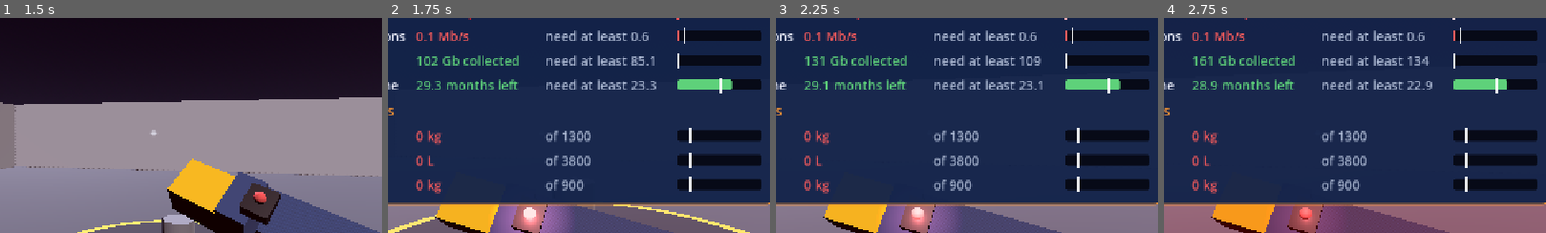
Above: before the commit, frames 1-4 (left to right).
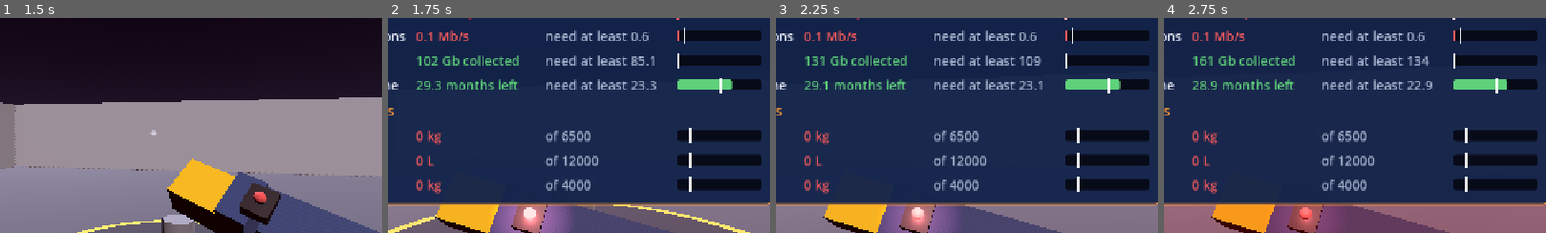
Above: after the commit, the same moments.

Repository: Kaleb-45/how-did-we-get-here
Game: Godot game, scene res://scenes/archive/walk_hangar.tscn
Two runs of this game, one before a commit and one after it. Both use one fixed random seed, a clock stepped at 60 frames per second and the inputs below. This scene is started directly instead of the project's main scene.
Inputs (mouse positions are % of the whole screen's width and height, from its top left):
- Up to frame 1 (1.5 s): move the mouse to (55, 50) at 0.52 s; hold E (interact) 0.53-1.28 s; hold W (move_forward) from 0.53 s (still down); click (55, 50) at 0.67 s; tap Space (jump) at 0.77 s; move the mouse to (45, 50) at 1.27 s; tap Tab (toggle_dashboard) at 1.35 s
- Up to frame 2 (1.75 s): keep holding W (move_forward); tap Space (jump) at 1.52 s
- Up to frame 3 (2.25 s): keep holding W (move_forward); move the mouse to (52, 48) at 2.02 s; hold E (interact) from 2.03 s (still down)
- Up to frame 4 (2.75 s): keep holding W (move_forward); keep holding E (interact)
The pictures show only the part of the screen within x 30-80%, y 23-73%; the shares and areas given below are measured in that part.

Frame 1 is identical in both runs. In frame 2, 0.4% of the frame differs, in the area x 45-55%, y 52-81%; in frame 3, 0.4%; in frame 4, 0.4%.
Error before the commit: Invalid access to property or key 'camera' on a base object of type 'Dictionary'. (res://scripts/autoload/GameState.gd:391)
Error after the commit: Invalid access to property or key 'camera' on a base object of type 'Dictionary'. (res://scripts/autoload/GameState.gd:397)

Commit message:
Batch 4 fixes: oxygen generator, real 730 crew days, fair leak, F6 walk, no power panel in Flight, no input after leg end
Co-Authored-By: Claude Opus 5.5 <noreply@anthropic.com>

Diff:
--- a/data/events.json
+++ b/data/events.json
@@ -13,8 +13,8 @@
         "source": "PLACEHOLDER (seconds after the Flight leg starts)"
       },
       "drain_liters_per_second": {
-        "value": 100,
-        "source": "PLACEHOLDER (extra water lost every real second until the leak is fixed)"
+        "value": 50,
+        "source": "PLACEHOLDER (extra water lost every real second until the leak is fixed; a leak fixed within about 30 s of the warning leaves the water out of the red)"
       },
       "fix": {
         "value": "press_e_at_station",
--- a/data/inner_voice.json
+++ b/data/inner_voice.json
@@ -100,7 +100,7 @@
     "food_empty": {
       "title": "Food ran out",
       "what": "Food: the crew ran out of food.",
-      "why": "The crew eats every day, about 1.8 kg each. The food store emptied before the trip was over.",
+      "why": "The crew eats every day, about 1.8 kg of food and packaging each. The food store emptied before the trip was over.",
       "fix": "Go to the Food station in Life Support and press E to start rationing early. Rationing makes the food last longer."
     },
     "water_empty": {
@@ -112,8 +112,8 @@
     "air_empty": {
       "title": "Air ran out",
       "what": "Air: the crew ran out of air to breathe.",
-      "why": "Breathing uses up the air every day. A fresh scrubber puts air back, and nobody swapped it in time.",
-      "fix": "Go to the Air station in Life Support and press E to swap the scrubber. Press E again when the ring closes on the target."
+      "why": "Breathing uses up the air every day. The oxygen generator makes more oxygen, and nobody ran it in time.",
+      "fix": "Go to the Air station in Life Support and press E to run the oxygen generator. Press E again when the ring closes on the target."
     },
     "food_low": {
       "title": "Food too low",
@@ -130,8 +130,8 @@
     "air_low": {
       "title": "Air too low",
       "what": "Air: the air was almost gone at the end.",
-      "why": "Breathing uses up the air every day, and the scrubber was not swapped (or was swapped badly).",
-      "fix": "Go to the Air station in Life Support and press E to swap the scrubber. A press close to the target puts back more air."
+      "why": "Breathing uses up the air every day, and the oxygen generator was not run (or was run badly).",
+      "fix": "Go to the Air station in Life Support and press E to run the oxygen generator. A press close to the target makes more oxygen."
     }
   },
   "parts": {
@@ -172,17 +172,17 @@
     "ration_explain": "This is the Food station. If we ration, the crew eats a little less every day. They get hungry, but the food lasts longer. Smart. I think.",
     "ration_on": "Rations on! The food will last longer now. Everyone is a little hungry, but everyone is alive.",
     "ration_already": "We are already rationing. The food is lasting longer.",
-    "scrubber_start": "The scrubber cleans the air we breathe, but it wears out. Swap it! Press E when the ring closes on the target.",
-    "scrubber_perfect": "Perfect! The new scrubber is in tight, and lots of fresh air is coming back. I did that. Me!",
-    "scrubber_good": "Good! The new scrubber is in. A good amount of air is coming back.",
-    "scrubber_miss": "Missed the timing. The new scrubber is in, but not seated well, so less air comes back. A Miss still swaps it, just not as well.",
-    "scrubber_already": "The scrubber is already fresh. One swap is enough for now.",
+    "generator_start": "This is the oxygen generator. It makes oxygen for the crew to breathe, like the real one on the Space Station. Run it! Press E when the ring closes on the target.",
+    "generator_perfect": "Perfect! The oxygen generator is running smoothly and making lots of oxygen. I did that. Me!",
+    "generator_good": "Good! The oxygen generator is running and making a good amount of oxygen.",
+    "generator_miss": "Missed the timing. The oxygen generator still starts, but it runs rough, so it makes less oxygen. A Miss still runs it, just not as well.",
+    "generator_already": "The oxygen generator is already running. That is enough for now.",
     "leak_warning": "Uh oh. A pipe broke! The water tank is leaking and the water meter is falling fast. Run to the Water station in Life Support and press E to stop it!",
     "leak_fixed": "Leak stopped! We lost some water, but not all of it. That is why we keep an eye on the meters.",
     "no_leak": "The water pipes look fine. No leak right now.",
     "empty_food": "The food is gone. Zero. The crew is very hungry, and that is a big problem.",
     "empty_water": "The water tank is empty. Zero. A leak pours water out fast if nobody stops it.",
-    "empty_air": "The air is gone. Zero. A fresh scrubber would have put air back."
+    "empty_air": "The air is gone. Zero. The oxygen generator makes oxygen, and we needed it running."
   },
   "reroute": {
     "_readme": "The words on the power panel (Reroute Power mini-game).",
--- a/data/story.json
+++ b/data/story.json
@@ -160,8 +160,8 @@
       "food_done": "Food station: rationing is on",
       "water": "Water station: fix the leak",
       "water_none": "Water station: no leak",
-      "air": "Air station: swap the scrubber",
-      "air_done": "Air station: the scrubber is fresh"
+      "air": "Air station: run the oxygen generator",
+      "air_done": "Air station: the oxygen generator is running"
     },
     "ration_panel": {
       "title": "FOOD STATION",
@@ -169,7 +169,7 @@
       "button": "Start rationing",
       "close_hint": "E or Esc = close"
     },
-    "scrubber_label": "SWAP THE SCRUBBER",
+    "generator_label": "RUN THE OXYGEN GENERATOR",
     "leak_banner": "WATER LEAK! Go to the Water station"
   },
   "dashboard": {
--- a/data/supplies.json
+++ b/data/supplies.json
@@ -1,5 +1,5 @@
 {
-  "_readme": "Crew supplies: food, water and air for the cre …(676 unchanged characters)… ationing slows how fast food drops, and swapping the scrubber puts air back (a better timed press puts back more). The water leak is in events.json. The  …(71 unchanged characters)…
+  "_readme": "Crew supplies: food, water and air for the cre …(676 unchanged characters)… ationing slows how fast food drops, and running the oxygen generator makes oxygen, so the air meter goes up (a better timed press makes more). In Arrival the crew uses the real daily amounts for all the days of the mission clock (about 730). The start amounts and capacities are made up (PLACEHOLDER) so that a player who does the Flight tasks stays out of the red. The water leak is in events.json. The  …(71 unchanged characters)…
   "per_person_per_day": {
     "food": {
       "value": 1.831,
@@ -22,22 +22,21 @@
     "source": "PLACEHOLDER"
   },
   "start_amount": {
-    "food": { "value": 1300, "source": "PLACEHOLDER" },
-    "water": { "value": 3800, "source": "PLACEHOLDER" },
-    "air": { "value": 600, "source": "PLACEHOLDER" }
+    "food": { "value": 6500, "source": "PLACEHOLDER" },
+    "water": { "value": 12000, "source": "PLACEHOLDER" },
+    "air": { "value": 2550, "source": "PLACEHOLDER" }
   },
   "capacity": {
-    "food": { "value": 1300, "source": "PLACEHOLDER" },
-    "water": { "value": 3800, "source": "PLACEHOLDER" },
-    "air": { "value": 900, "source": "PLACEHOLDER (the air meter can go above its start amount, because a fresh scrubber adds air)" }
+    "food": { "value": 6500, "source": "PLACEHOLDER" },
+    "water": { "value": 12000, "source": "PLACEHOLDER" },
+    "air": { "value": 4000, "source": "PLACEHOLDER (the air meter can go above its start amount, because the oxygen generator makes oxygen)" }
   },
   "status": {
     "warning_percent": { "value": 40, "source": "PLACEHOLDER" },
     "danger_percent": { "value": 15, "source": "PLACEHOLDER" }
   },
-  "arrival_crew_days": {
-    "value": 90,
-    "source": "PLACEHOLDER (how many days of crew supplies the 60 second Arrival walk stands for)"
+  "walk_alone": {
+    "air_result": { "value": "Good", "source": "PLACEHOLDER (if you play the Arrival walk on its own, with no Flight, the ship starts as if rationing was on and the oxygen generator ran with this result)" }
   },
   "empty_damage": {
     "kind": "crew",
@@ -50,11 +49,11 @@
         "source": "PLACEHOLDER (with rationing on, the crew eats 0.6 of the normal food each day)"
       }
     },
-    "scrubber": {
+    "oxygen_generator": {
       "restore": {
-        "Perfect": { "value": 300, "source": "PLACEHOLDER" },
-        "Good": { "value": 200, "source": "PLACEHOLDER" },
-        "Miss": { "value": 100, "source": "PLACEHOLDER" }
+        "Perfect": { "value": 1500, "source": "PLACEHOLDER" },
+        "Good": { "value": 1150, "source": "PLACEHOLDER" },
+        "Miss": { "value": 800, "source": "PLACEHOLDER" }
       },
       "press_speed": { "value": 1.0, "source": "PLACEHOLDER" },
       "press_tightness": { "value": 1.0, "source": "PLACEHOLDER" },
--- a/scripts/autoload/GameState.gd
+++ b/scripts/autoload/GameState.gd
@@ -48,7 +48,7 @@
 var supplies_started: bool = false    # true once the ship has been stocked
 var rationing: bool = false           # true once the player rations the food (Food station)
 var leak_active: bool = false         # true while the water leak is pouring (Flight)
-var scrubber_swapped: bool = false    # true once the player swapped the scrubber (Air station)
+var generator_run: bool = false       # true once the player ran the oxygen generator (Air station)
 
 
 func _ready() -> void:
@@ -75,7 +75,7 @@
 		"supplies_started": supplies_started,
 		"rationing": rationing,
 		"leak_active": leak_active,
-		"scrubber_swapped": scrubber_swapped,
+		"generator_run": generator_run,
 		"event_failures": event_failures.duplicate(true),
 		"mission_months": mission_months,
 		"data_collected": data_collected,
@@ -104,7 +104,7 @@
 	supplies_started = d.get("supplies_started", supplies_started)
 	rationing = d.get("rationing", rationing)
 	leak_active = d.get("leak_active", leak_active)
-	scrubber_swapped = d.get("scrubber_swapped", scrubber_swapped)
+	generator_run = d.get("generator_run", generator_run)
 	event_failures = d.get("event_failures", event_failures).duplicate(true)
 	mission_months = d.get("mission_months", mission_months)
 	data_collected = d.get("data_collected", data_collected)
@@ -183,7 +183,7 @@
 		crew_supplies[id] = float(Data.supplies["start_amount"][id]["value"])
 	rationing = false
 	leak_active = false
-	scrubber_swapped = false
+	generator_run = false
 	supplies_started = true
 	findings.clear()
 	for id in SUPPLY_IDS:   # old crew problems from a last try are gone
@@ -192,9 +192,15 @@
 
 
 # Safety net: if the walk starts without a Flight (Play on the walk scene), stock the ship.
+# The Flight tasks never happened, so the ship starts as if they were done:
+# rationing is on and the oxygen generator ran (supplies.json "walk_alone").
 func ensure_supplies() -> void:
 	if not supplies_started:
 		start_supplies()
+		rationing = true
+		generator_run = true
+		var result: String = Data.supplies["walk_alone"]["air_result"]["value"]
+		add_supply("air", Data.supplies["tasks"]["oxygen_generator"]["restore"][result]["value"])
 
 
 # "Try again": no supplies, no leak, no rationing. (Parts, name, character and rocket stay.)
@@ -203,7 +209,7 @@
 		crew_supplies[id] = 0.0
 	rationing = false
 	leak_active = false
-	scrubber_swapped = false
+	generator_run = false
 	supplies_started = false
 
 
--- a/scripts/life_support.gd
+++ b/scripts/life_support.gd
@@ -13,7 +13,7 @@
 
 var walk: Node3D                 # the walk scene (it has say(), player and the HUD)
 var panel: PanelContainer        # the Food station's screen
-var press: Control               # the timed press (Air station: swap the scrubber)
+var press: Control               # the timed press (Air station: run the oxygen generator)
 var press_running: bool = false  # true while the ring is closing
 var elapsed: float = 0.0         # seconds since the stations started (the leak's clock)
 var leak_started: bool = false   # the leak starts once, then the player fixes it
@@ -41,7 +41,7 @@
 	press.offset_top = -press.custom_minimum_size.y / 2.0 - 90.0   # a little above the middle
 	press.offset_bottom = press.custom_minimum_size.y / 2.0 - 90.0
 	press.visible = false
-	press.finished.connect(_on_scrubber_press_finished)
+	press.finished.connect(_on_generator_press_finished)
 
 
 # Called every frame by walk.gd. It starts the water leak on time, and the
@@ -52,6 +52,17 @@
 	if not leak_started and elapsed >= leak["start_after_seconds"]["value"]:
 		start_leak()
 	GameState.drain_leak(delta)
+
+
+# The leg is over: close a station screen and stop a ring that is still closing.
+func stop_tasks() -> void:
+	if panel.visible:
+		close_panel()
+	if press_running:
+		press.running = false
+		press_running = false
+		walk.player.set_physics_process(true)
+	press.visible = false
 
 
 # Is a station screen open? (walk.gd then leaves the keys to us.)
@@ -81,7 +92,7 @@
 				return prompts["food_done"]
 			return "%s: %s" % [hint, prompts["food"]]
 		"station_air":
-			if GameState.scrubber_swapped:
+			if GameState.generator_run:
 				return prompts["air_done"]
 			return "%s: %s" % [hint, prompts["air"]]
 		"station_water":
@@ -132,32 +143,34 @@
 	walk.player.set_process_unhandled_input(not frozen)
 
 
-# --- Air: swap the scrubber ---------------------------------------------------------
+# --- Air: run the oxygen generator ---------------------------------------------------------
 # One timed press with the E key (the ring closes on the target). The result
-# decides how much air comes back (supplies.json "tasks" > "scrubber"). Even a
-# Miss swaps the scrubber, just less well.
+# decides how much air comes back (supplies.json "tasks" > "oxygen_generator"). Even a
+# Miss runs the generator, just less well.
 
 func use_air() -> void:
-	if GameState.scrubber_swapped:
-		walk.say(lines["scrubber_already"])
+	if GameState.generator_run:
+		walk.say(lines["generator_already"])
 		return
-	var scrubber: Dictionary = Data.supplies["tasks"]["scrubber"]
+	var generator: Dictionary = Data.supplies["tasks"]["oxygen_generator"]
 	press_running = true
 	walk.player.set_physics_process(false)   # stand still while the ring closes
 	press.visible = true
-	walk.say(lines["scrubber_start"])
-	press.start(words["scrubber_label"], scrubber["press_speed"]["value"], scrubber["press_tightness"]["value"], press.ACTION_E)
+	walk.say(lines["generator_start"])
+	press.start(words["generator_label"], generator["press_speed"]["value"], generator["press_tightness"]["value"], press.ACTION_E)
 
 
-func _on_scrubber_press_finished(result: String) -> void:
-	var amount: float = Data.supplies["tasks"]["scrubber"]["restore"][result]["value"]
+func _on_generator_press_finished(result: String) -> void:
+	var amount: float = Data.supplies["tasks"]["oxygen_generator"]["restore"][result]["value"]
 	GameState.add_supply("air", amount)
-	GameState.scrubber_swapped = true
-	walk.say(lines["scrubber_" + result.to_lower()])
+	GameState.generator_run = true
+	walk.say(lines["generator_" + result.to_lower()])
 	press_running = false
 	walk.player.set_physics_process(true)
-	await walk.get_tree().create_timer(Data.supplies["tasks"]["scrubber"]["result_show_seconds"]["value"]).timeout
-	press.visible = false
+	var tree := get_tree()
+	await tree.create_timer(Data.supplies["tasks"]["oxygen_generator"]["result_show_seconds"]["value"]).timeout
+	if is_inside_tree():   # the scene may have changed while we waited
+		press.visible = false
 
 
 # --- Water: the leak -------------------------------------------------------------------
--- a/scripts/walk.gd
+++ b/scripts/walk.gd
@@ -74,9 +74,11 @@
 	# The power panel's zone works the same way as the spacecraft's.
 	life_support.setup(self, hud, inner_voice)
 	add_child(life_support)
-	var zones: Array = spacecraft.reach_zones + [power_panel.reach_zone]
+	var zones: Array = spacecraft.reach_zones.duplicate()
 	if flight_mode:
 		zones += ship.station_zones.values()   # the Life Support stations only work in Flight
+	else:
+		zones.append(power_panel.reach_zone)   # the power panel only works in Arrival (switching off costs nothing in Flight)
 	for zone in zones:
 		zone.body_entered.connect(_on_zone_entered.bind(zone))
 		zone.body_exited.connect(_on_zone_exited.bind(zone))
@@ -144,16 +146,14 @@
 	update_voice(delta)
 
 
-# How many game days the crew supplies lose this frame. The Arrival walk stands
-# for supplies.json "arrival_crew_days" days, spread over the whole mission.
+# How many game days the crew supplies lose this frame.
+#   Flight:  one leg stands for leg_days real days, played in leg_seconds.
+#   Arrival: the mission clock's real days (24 months = about 730 days).
 func crew_days_passed(delta: float) -> float:
-	# Flight: one leg stands for leg_days real days, played in leg_seconds.
 	if flight_mode:
 		return delta * GameState.get_flight_leg_days() / GameState.get_flight_leg_seconds()
 	var clock: Dictionary = Data.game_data["mission_clock"]
-	var mission_months: float = GameState.get_limits()["mission_lifetime"]["value"]
-	var days_per_month: float = Data.supplies["arrival_crew_days"]["value"] / mission_months
-	return delta * clock["months_per_second"] * days_per_month
+	return delta * clock["months_per_second"] * clock["days_per_month"]
 
 
 # GameState works out the live numbers; the dashboard draws them.
@@ -371,6 +371,7 @@
 		return
 	if life_support.elapsed >= GameState.get_flight_leg_seconds():
 		say(Data.voice["flight"]["leg_end"])
+		life_support.stop_tasks()   # close a station screen or a ring that is still open
 		finish_mission(Data.game_data["walk"]["end_read_seconds"])
 
 
@@ -424,6 +425,10 @@
 
 
 func _unhandled_input(event: InputEvent) -> void:
+	# The leg or mission is over: nothing may be used while the last line is read.
+	if mission_over:
+		return
+
 	# While a Life Support screen is open, E or Esc closes it (and nothing else).
 	if life_support.panel_open():
 		life_support.handle_input(event)
